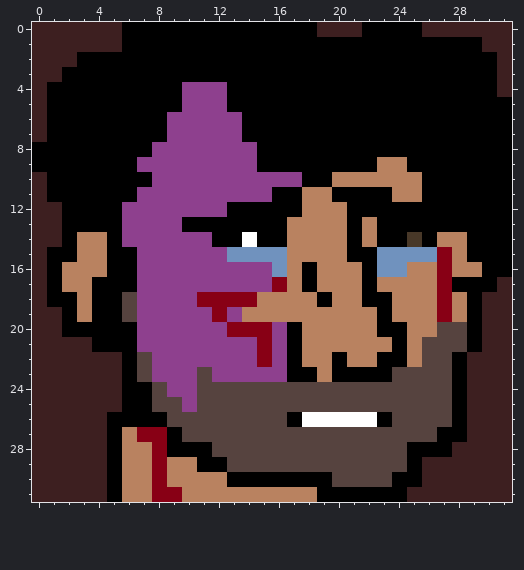
Pixel-art sprite: src/images/mikey_hurt_4.png. The first picture shows the starting point.
The file is 32x32 pixels.
The same view after the edit:
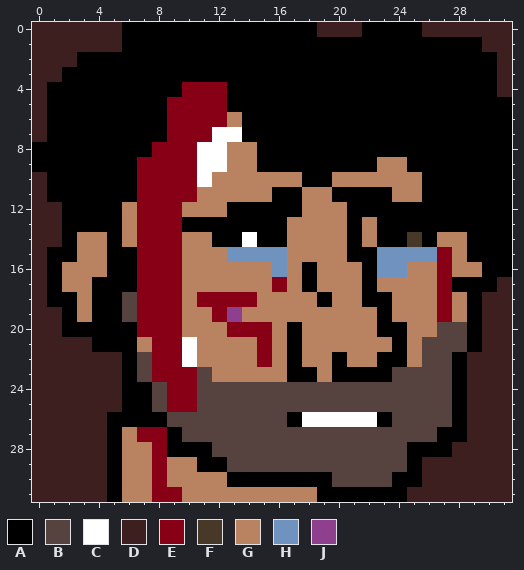
Palette (. is transparent): A #000000  B #56433f  C #ffffff  D #3d1f20  E #880015  F #483828  G #b98260  H #7092be  J #8e408e
From old to new:
Changed rows in their new state; - is an unchanged pixel.
first column x 6:
 4 ----EEE-----
 5 ---EEEE-----
 6 ---EEEEG----
 7 ---EEECC----
 8 --EEECCGG---
 9 -EEEECCGG---
10 -EEEECGGGGGG
11 -EEEEGGGGG--
12 GEEEGGG-----
13 GEEE--------
14 GEEEGG------
15 -EEEGGG-----
16 -EEEGGGGGG--
17 -EEEGGGGGG--
18 -EEEG-------
19 -EEEGG------
20 -EEEGGG---G-
21 -GEECGGGG-G-
22 --EECGGGG-G-
23 --EEE-GGGGG-
24 ---EE-------
25 ---EE-------
Changed places in both pictures, as pixel boxes (x1, y1, x2, y2):
changed: (122, 82, 302, 412)
